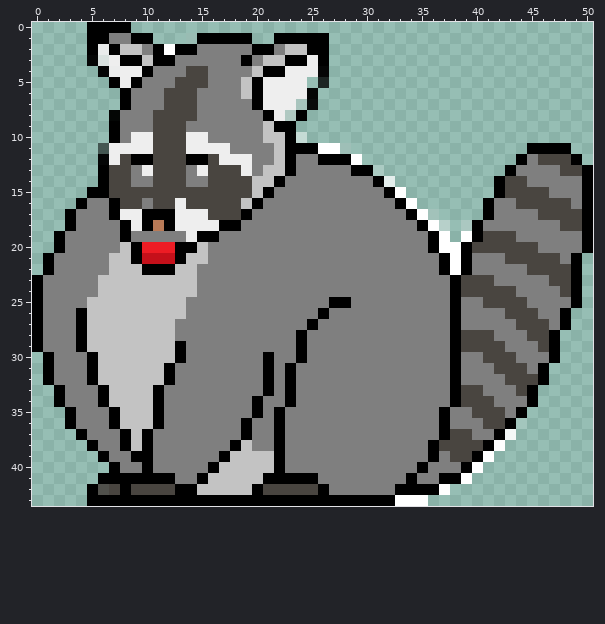
Two states of a pixel-art sprite, openMouth.png. The picture above is the old version.
Pixels under 10% opacity are left out. Colours within 5 levels of each other are drawn and written as one.
Now the later version:
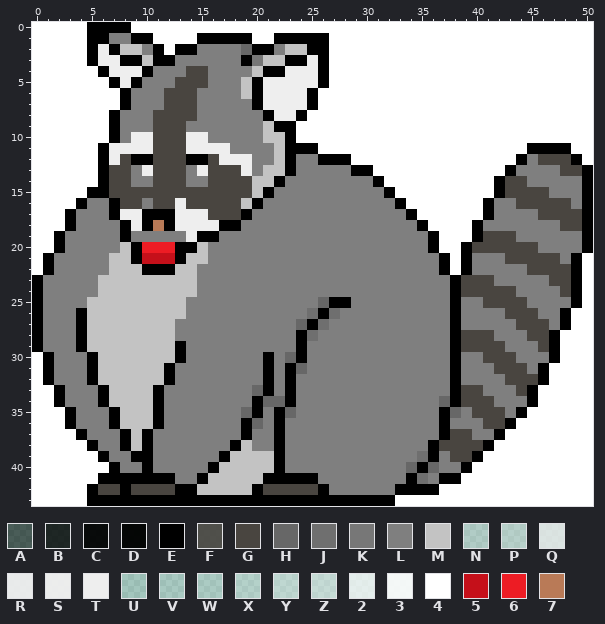
Palette (. is transparent): A #00000082  B #000000ca  C #000000f0  D #000000f7  E #000000  F #494540e7  G #494540  H #676767  J #6f6f6f  K #777777  L #7f7f7f  M #c3c3c3  N #eeeeee4d  P #eeeeee60  Q #eeeeeec9  R #eeeeeef0  S #eeeeeef8  T #eeeeee  U #ffffff20  V #ffffff2c  W #ffffff34  X #ffffff49  Y #ffffff63  Z #ffffff71  2 #ffffffbd  3 #ffffffe4  4 #ffffff  5 #c5101a  6 #ed1c24  7 #b97a57
The edit:
file 51x44 -> 306x264 pixels (blocks of 1x1 -> 6x6; one block is one cell here)
Colour 4 now appears in row 0 at x 0 to 4 and 9 to 50; in row 1 at x 0 to 4, 11 to 13, 20 to 21 and 27 to 50; in rows 2 to 3 at x 0 to 4 and 27 to 50; in row 4 at x 0 to 5 and 27 to 50; in row 5 at x 0 to 6 and 27 to 50; in rows 6 to 7 at x 0 to 7 and 26 to 50.
Colour 4 now appears in row 8 at x 0 to 6 and 25 to 50; in row 9 at x 0 to 6 and 24 to 50; in row 10 at x 0 to 6 and 25 to 50; in row 11 at x 0 to 5, 29 to 44 and 49 to 50; in row 12 at x 0 to 5, 30 to 43 and 50; in row 13 at x 0 to 5 and 32 to 42.
Colour 4 now appears in row 14 at x 0 to 5 and 33 to 41; in row 15 at x 0 to 4 and 34 to 41; in row 16 at x 0 to 3 and 35 to 40; in row 17 at x 0 to 2 and 37 to 40; in row 18 at x 0 to 2 and 38; in row 19 at x 0 to 1 and 38.
Colour 4 now appears in row 20 at x 0 to 1; in rows 21 to 22 at x 0 and 50; in rows 23 to 25 at x 50; in rows 26 to 27 at x 49 to 50; in rows 28 to 29 at x 48 to 50; in row 30 at x 0 and 48 to 50.
Colour 4 now appears in rows 31 to 32 at x 0 and 47 to 50; in rows 33 to 34 at x 0 to 1 and 46 to 50; in rows 35 to 36 at x 0 to 2 and 45 to 50; in row 37 at x 0 to 3 and 44 to 50; in row 38 at x 0 to 4 and 43 to 50; in row 39 at x 0 to 5 and 42 to 50.
Colour 4 now appears in row 40 at x 0 to 6 and 41 to 50; in row 41 at x 0 to 5 and 40 to 50; in row 42 at x 0 to 4 and 38 to 50; in row 43 at x 0 to 4 and 36 to 50.
The author changed colour 2 to colour 4 in row 14 at x 32.
The author changed colour 3 to colour 4 in row 37 at x 43.
The author changed colour U to colour 4 in row 1 at x 14; in row 36 at x 44.
The author changed colour V to colour 4 in row 11 at x 28.
The author changed colour W to colour 4 in row 13 at x 31; in row 17 at x 36.
The author changed colour X to colour 4 in row 18 at x 39.
The author changed colour Y to colour 4 in row 18 at x 37.
The author changed colour Z to colour 4 in row 10 at x 24.
The author changed colour A to colour E in row 11 at x 6.
The author changed colour B to colour E in row 5 at x 26.
The author changed colour C to colour E in row 7 at x 25.
The author changed colour D to colour E in row 3 at x 5; in row 4 at x 6 and 26; in row 6 at x 25; in row 8 at x 7; in row 12 at x 6.
The author changed colour F to colour G in row 42 at x 6.
The author changed colour L to colour H in row 2 at x 19; in row 25 at x 26; in row 27 at x 24; in row 30 at x 23; in row 31 at x 24; in row 33 at x 20.
The author changed colour L to colour H in row 34 at x 21 to 22 and 37; in row 35 at x 19, 23 and 38; in row 36 at x 20; in row 40 at x 34 and 36.
The author changed colour L to colour J in row 26 at x 25 and 27; in row 27 at x 26; in row 28 at x 25; in row 39 at x 35; in row 41 at x 35.
The author changed colour L to colour K in row 3 at x 20.
Colour T now appears in row 5 at x 25.
The author changed colour N to colour T in row 7 at x 24.
The author changed colour P to colour T in row 8 at x 23.
The author changed colour Q to colour T in row 3 at x 6.
The author changed colour R to colour T in row 2 at x 6.
The author changed colour S to colour T in row 4 at x 7.
Changed places in both pictures, as pixel boxes (x1, y1, x2, y2):
changed: (32, 22, 593, 506)
